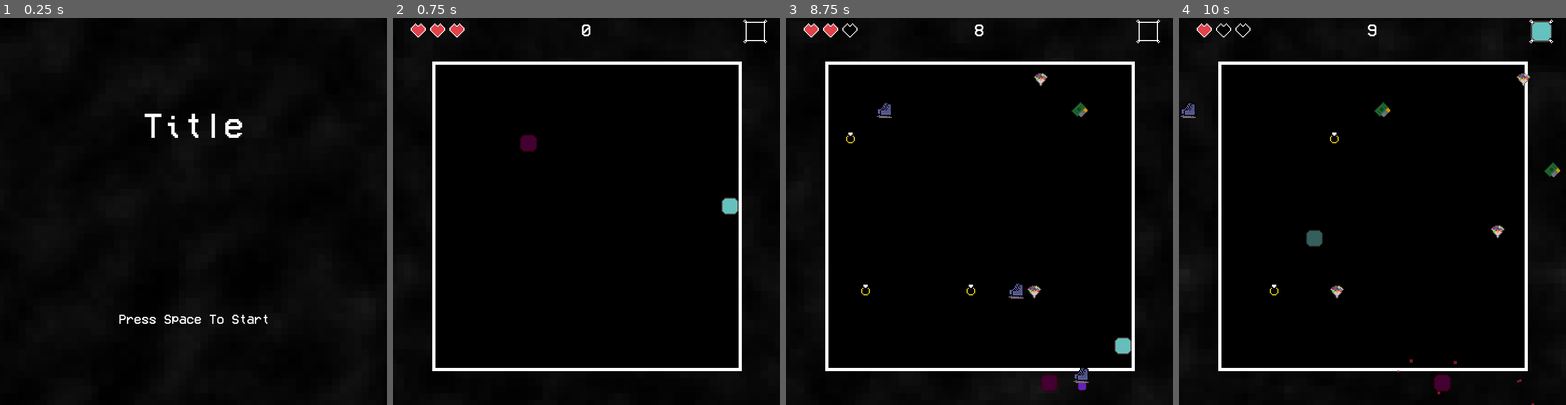
Above: before the commit, frames 1-4 (left to right).
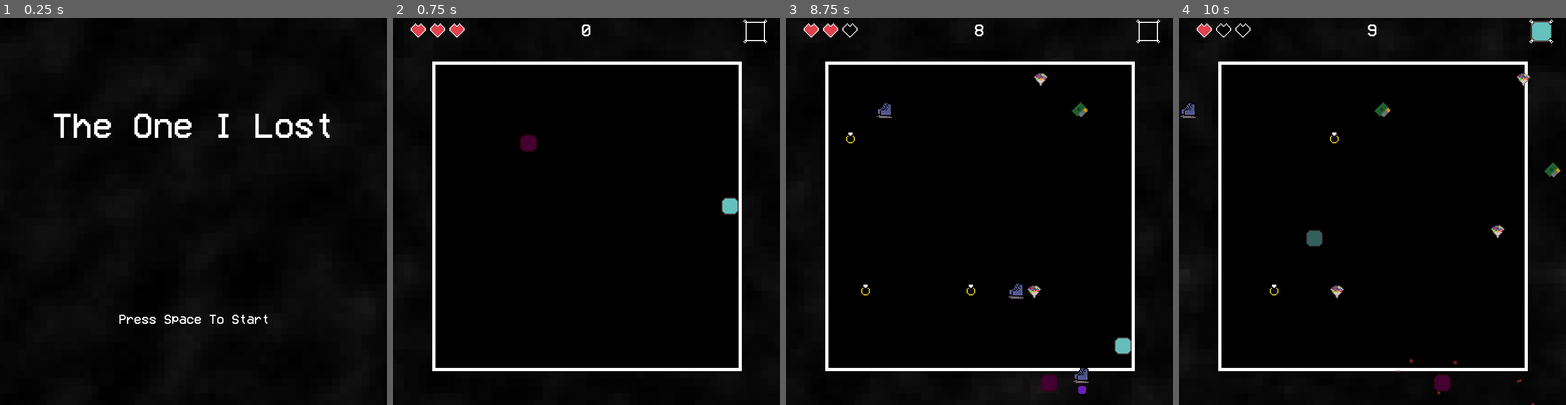
Above: after the commit, the same moments.

Repository: NathanPip/only-one
Game: Godot game, scene res://scenes/game.tscn
Two runs of this game, one before a commit and one after it. Both use one fixed random seed, a clock stepped at 60 frames per second and the inputs below. The engine's default icon, where the game draws it, is replaced by a stand-in: a white triangle on a blue panel in a dark square.
Inputs:
- Up to frame 1 (0.25 s): no input
- Up to frame 2 (0.75 s): tap Space (action) at 0.5 s; hold D (move_right) from 0.53 s (still down); hold Space (action) from 0.53 s (still down)
- Up to frame 3 (8.75 s): release D (move_right) at 1.28 s; release Space (action) at 1.28 s; hold S (move_down) 1.28-2.03 s; tap Space (action) every 1.5 s from 1.35 to 7.35 s; hold D (move_right) 2.03-2.78 s; hold Space (action) 2.03-2.78 s; hold W (move_up) 2.78-3.53 s; hold Space (action) 3.53-4.28 s; hold A (move_left) 3.53-5.03 s; hold S (move_down) 5.03-5.78 s; hold Space (action) 5.03-5.78 s; hold D (move_right) 5.78-6.53 s; hold W (move_up) 6.53-7.28 s; hold Space (action) 6.53-7.28 s; hold D (move_right) 7.28-8.03 s; hold S (move_down) from 8.03 s (still down); hold Space (action) from 8.03 s (still down)
- Up to frame 4 (10 s): release S (move_down) at 8.78 s; release Space (action) at 8.78 s; hold A (move_left) 8.78-9.53 s; tap Space (action) at 8.85 s; hold W (move_up) from 9.53 s (still down); hold Space (action) from 9.53 s (still down)

The runs differ from the first frame. In frame 1, 1.7% of the frame differs, in the area x 13-86%, y 24-31%; in frame 2, nothing differs; in frame 3, less than 0.1%; in frame 4, nothing differs.

Commit message:
fix sounds and change speed of projectiles

Diff:
--- a/resources/ex_projectile.tres
+++ b/resources/ex_projectile.tres
@@ -6,7 +6,8 @@
 [resource]
 script = ExtResource("1_lf855")
 type = 1
-speed_range = Vector2(100, 200)
+damage_amt = 0
+speed_range = Vector2(130, 130)
 instantiation_count = 60
 projectile_scene = ExtResource("1_cxfso")
 additional_sprites = Array[Texture2D]([])
--- a/resources/heart_up.tres
+++ b/resources/heart_up.tres
@@ -6,7 +6,8 @@
 [resource]
 script = ExtResource("1_83ypb")
 type = 3
-speed_range = Vector2(100, 200)
+damage_amt = 0
+speed_range = Vector2(130, 130)
 instantiation_count = 10
 projectile_scene = ExtResource("1_pogxm")
 additional_sprites = Array[Texture2D]([])
--- a/resources/invulnerable_projectile.tres
+++ b/resources/invulnerable_projectile.tres
@@ -6,7 +6,9 @@
 [resource]
 script = ExtResource("1_0idjf")
 type = 2
-speed_range = Vector2(100, 200)
+damage_amt = 0
+speed_range = Vector2(130, 130)
 instantiation_count = 10
 projectile_scene = ExtResource("1_0a1ng")
+additional_sprites = Array[Texture2D]([])
 metadata/_custom_type_script = "uid://qtewlci5v3kf"
--- a/scenes/game.tscn
+++ b/scenes/game.tscn
@@ -292,13 +292,13 @@
 horizontal_alignment = 1
 vertical_alignment = 1
 
-[node name="MainMenu" type="Control" parent="."]
-visible = false
+[node name="MainMenu" type="Control" parent="." node_paths=PackedStringArray("screens")]
 layout_mode = 3
 anchors_preset = 0
 offset_right = 721.0
 offset_bottom = 720.0
 script = ExtResource("23_e1j6l")
+screens = [NodePath("Title_Screen")]
 
 [node name="TextureRect" type="TextureRect" parent="MainMenu"]
 material = ExtResource("9_bt5mj")
@@ -307,31 +307,51 @@
 offset_bottom = 720.0
 texture = ExtResource("2_6nrea")
 
-[node name="VBoxContainer" type="VBoxContainer" parent="MainMenu"]
+[node name="Title_Screen" type="Control" parent="MainMenu"]
+anchors_preset = 0
+offset_right = 722.0
+offset_bottom = 720.0
+
+[node name="VBoxContainer" type="VBoxContainer" parent="MainMenu/Title_Screen"]
 layout_mode = 0
 offset_right = 720.0
 offset_bottom = 396.0
 alignment = 1
 
-[node name="RichTextLabel" type="RichTextLabel" parent="MainMenu/VBoxContainer"]
+[node name="RichTextLabel" type="RichTextLabel" parent="MainMenu/Title_Screen/VBoxContainer"]
 layout_mode = 2
 theme_override_font_sizes/normal_font_size = 64
-text = "Title"
-fit_content = true
-horizontal_alignment = 1
-vertical_alignment = 1
-
-[node name="VBoxContainer2" type="VBoxContainer" parent="MainMenu"]
+text = "The One I Lost"
+fit_content = true
+horizontal_alignment = 1
+vertical_alignment = 1
+
+[node name="VBoxContainer2" type="VBoxContainer" parent="MainMenu/Title_Screen"]
 layout_mode = 0
 offset_top = 399.0
 offset_right = 722.0
 offset_bottom = 719.0
 alignment = 1
 
-[node name="RichTextLabel" type="RichTextLabel" parent="MainMenu/VBoxContainer2"]
+[node name="RichTextLabel" type="RichTextLabel" parent="MainMenu/Title_Screen/VBoxContainer2"]
 layout_mode = 2
 theme_override_font_sizes/normal_font_size = 24
 text = "Press Space To Start"
 fit_content = true
 horizontal_alignment = 1
 vertical_alignment = 1
+
+[node name="Tutorial_1" type="Control" parent="MainMenu"]
+anchors_preset = 0
+offset_right = 721.0
+offset_bottom = 720.0
+
+[node name="Tutorial_2" type="Control" parent="MainMenu"]
+anchors_preset = 0
+offset_right = 721.0
+offset_bottom = 720.0
+
+[node name="Tutorial_3" type="Control" parent="MainMenu"]
+anchors_preset = 0
+offset_right = 721.0
+offset_bottom = 720.0
--- a/scripts/main_menu.gd
+++ b/scripts/main_menu.gd
@@ -2,9 +2,23 @@
 
 signal on_ready
 
+@export var screens: Array[Control] = []
+var current_screen = 0
+
+func show_next():
+	current_screen += 1
+	if current_screen > 0:
+		screens[current_screen-1].visible = false
+	screens[current_screen].visible = true
+
 func _input(event: InputEvent) -> void:
 	if event.is_action_pressed("action"):
-		Globals.game_state = Globals.GameStateEnum.PLAYING
+		if current_screen < screens.size()-1:
+			show_next()
+		else:
+			Globals.game_state = Globals.GameStateEnum.PLAYING
+			current_screen = -1
+			show_next()
 
 func _ready() -> void:
 	on_ready.emit()
Not shown: 1 places in resources/heart_up.tres that only renumber resources
Not shown: 1 places in scenes/game.tscn that only renumber resources
Not shown, changed: sounds/main_chord_progression.mp3
Not shown, changed: sounds/piano_loop.mp3
